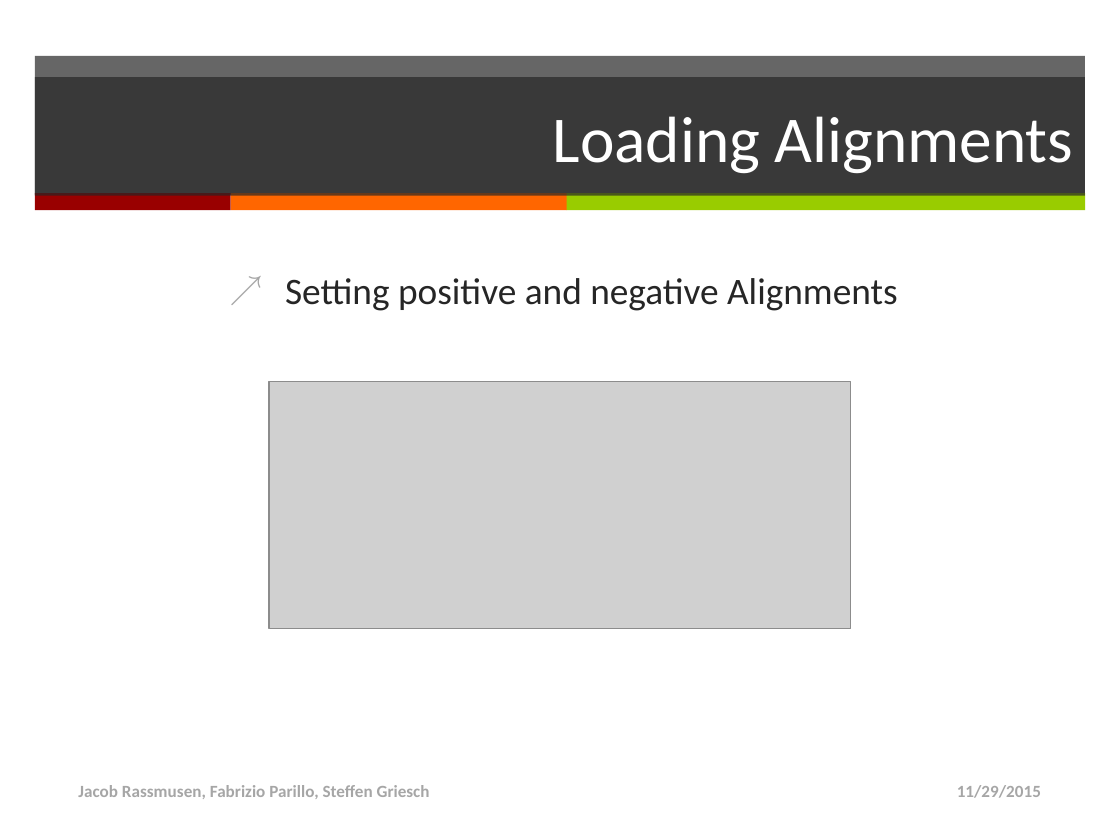
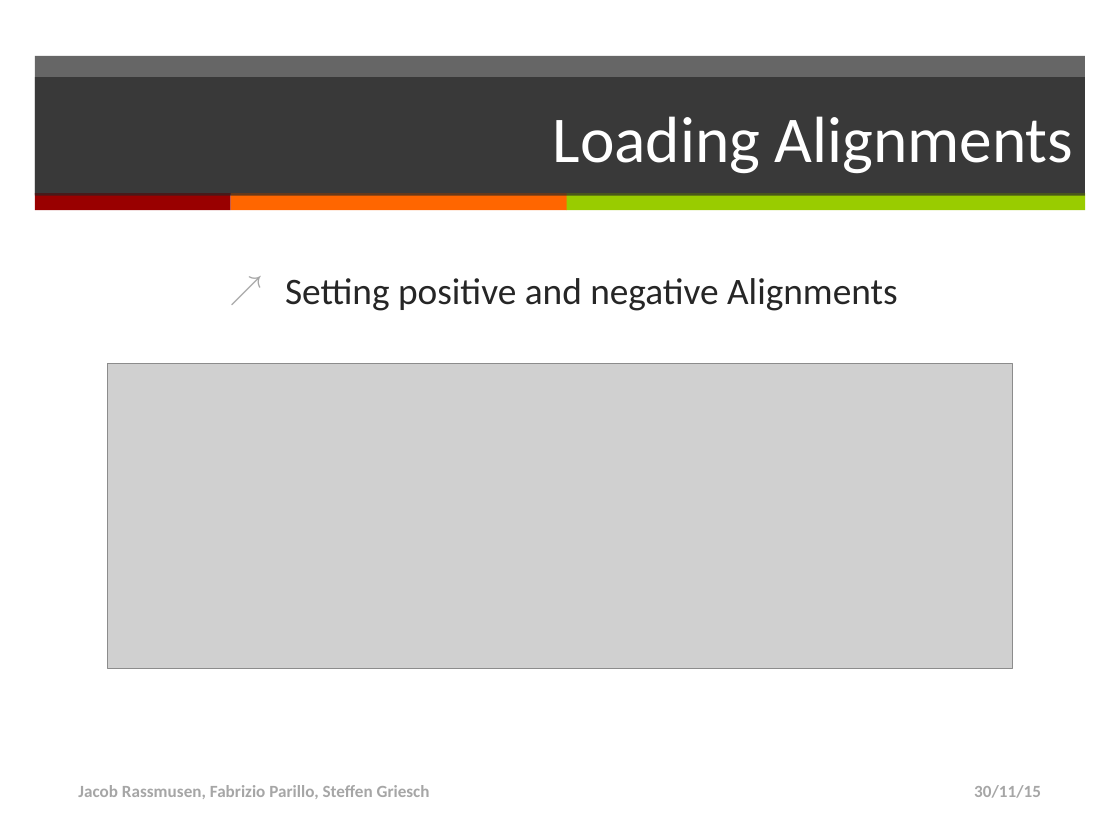
Before and after one commit to FUUbi/PSSM, a slide deck: slide 4 of Präsentation6.pptx. Drawn at 1120x840 pixels with LibreOffice and Linux fonts; fonts in the diff are those of the drawing; grey boxes stand for pictures. Boxes give left, top, right and bottom in pixels: in the first picture for what was removed or moved away, otherwise in the second. Text is boxed around its words. In the diff, an @@ line names an element or a change of style, - is before the commit and + after.

```diff
--- a/Präsentation6.pptx
+++ b/Präsentation6.pptx
@@ picture: place and size @@
-picture at [269,382,850,629]
+picture at [108,363,1012,668]
@@ text at [974,785,1041,798]: text changed @@
-11/29/2015
+30/11/15
```
Also in this commit, not shown: 7 other slides changed, 2 other files.
